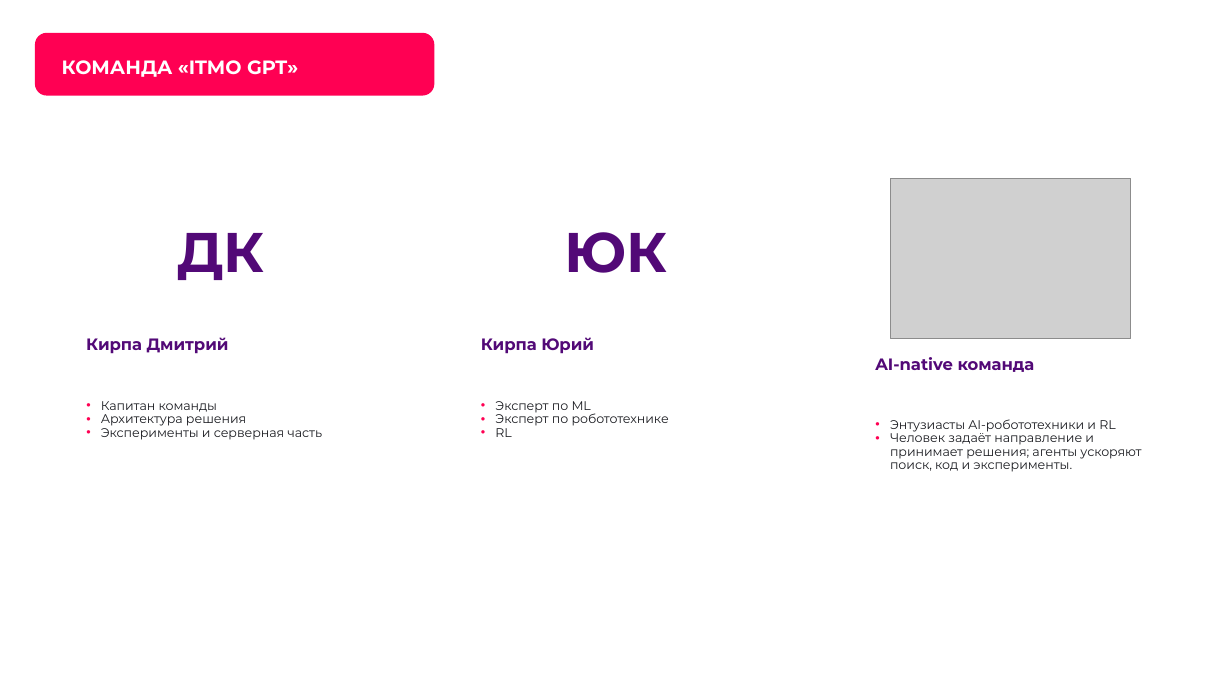
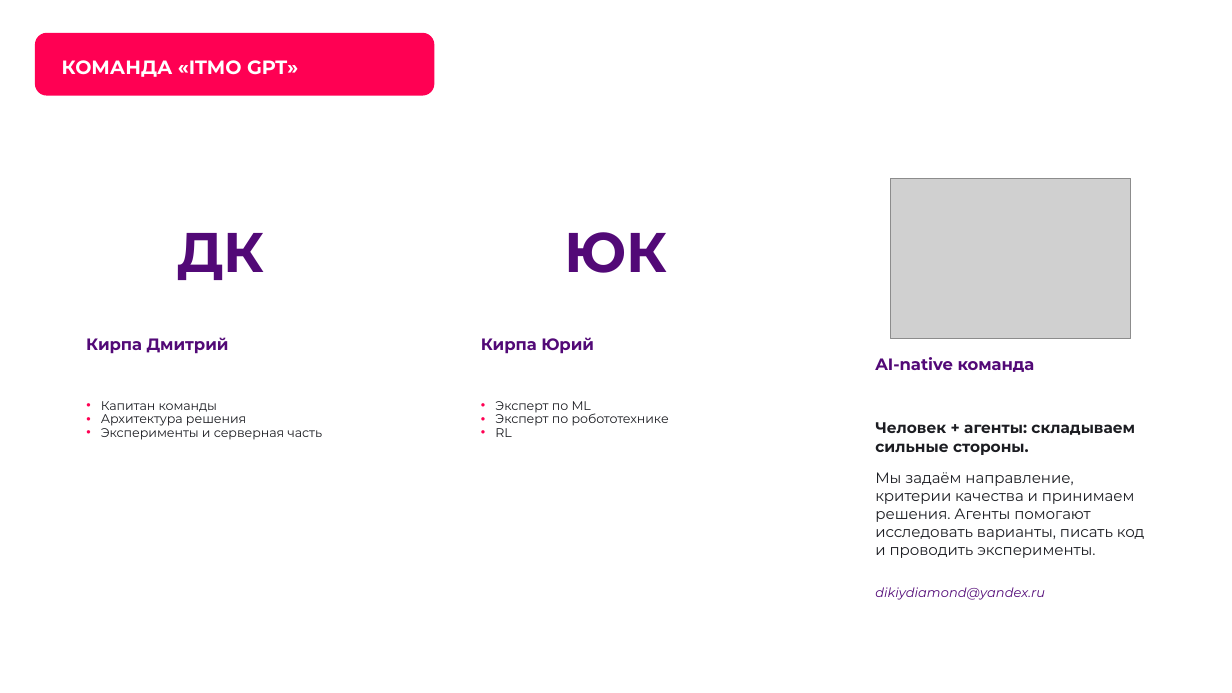
Before and after one commit to KirpaDmitriy/metroguard-lct2026, a slide deck: slide 3 of presentation/MetroGuard_LCT2026_Submission.pptx. Drawn at 1232x693 pixels with LibreOffice and Linux fonts; fonts in the diff are those of the drawing; grey boxes stand for pictures; background and template pictures are left out. Boxes give left, top, right and bottom in pixels: in the first picture for what was removed or moved away, otherwise in the second. Text is boxed around its words. In the diff, an @@ line names an element or a change of style, - is before the commit and + after.

```diff
--- a/presentation/MetroGuard_LCT2026_Submission.pptx
+++ b/presentation/MetroGuard_LCT2026_Submission.pptx
@@ text added at [875, 422, 1135, 455], 12 pt, text #1C1D22, bold @@
+Человек + агенты: складываем сильные стороны.
@@ text at [875, 472, 1145, 558]: text changed; size 9.8 to 11.6 pt @@
-• Энтузиасты AI-робототехники и RL
-• Человек задаёт направление и принимает решения; агенты ускоряют поиск, код и эксперименты.
+Мы задаём направление, критерии качества и принимаем решения. Агенты помогают исследовать варианты, писать код и проводить эксперименты.
@@ text added at [875, 587, 1045, 600], 10.1 pt, text #520977, italic @@
+dikiydiamond@yandex.ru
```
Also in this commit, not shown: 9 other slides changed.
